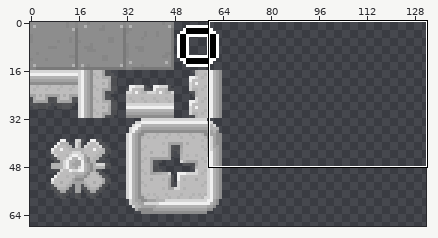
Two states of a sprite sheet, Assets/img/TileSet.png. The first picture is a wide view before the edit; the outline marks the close-up.
Close-up. The starting point:
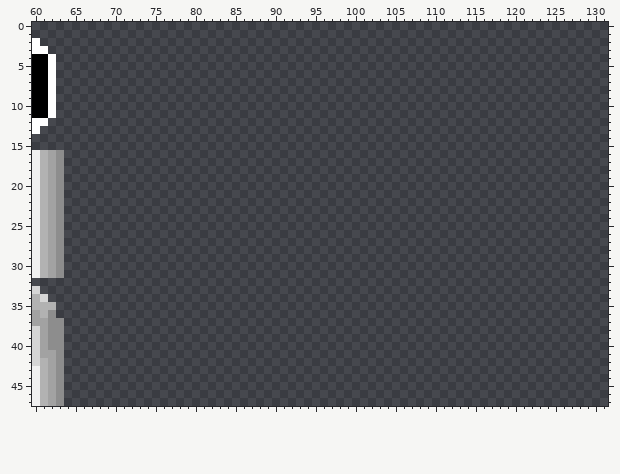
The file is 160x160 pixels. Colours within 5 levels of each other are drawn and written as one. Shown: x 60..131, y 0..47. The wide view leaves out empty margins.
The result:
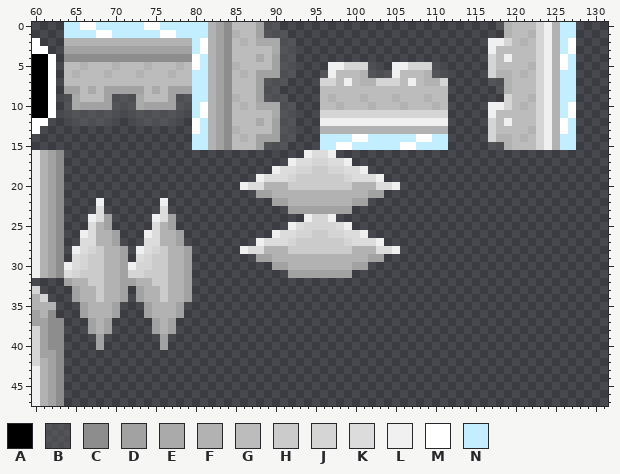
Palette (. is transparent): A #000000  B #5f5f5f80  C #8d8d8d  D #a2a2a2  E #aaaaaa  F #b2b2b2  G #bdbcbc  H #cbcbcb  J #d5d5d5  K #dcdcdc  L #f0f0f0  M #ffffff  N #c2eeff
The edit:
Changed rows in their new state; - is an unchanged pixel.
first column x 64:
 0 NNMMNNNNNNMMNNNNNNFDCGGGDBB---------------------------BFGGGJLFNN
 1 NNNNMMNNNNNNMMNNNNFDCFGGDBBB---------------------------FGGFJLFNN
 2 FFFFFFFFFFFFFFFFNMFDCGFGEEEBB------------------------LLJGFGJLFNM
 3 DDDDDDDDDDDDDDDDNMFDCGGGGGEBB------------------------LGGGGGJLFNM
 4 CCCCCCCCCCCCCCCCMNFDCGGGEGDBB------------------------JGLGGGJLFMN
 5 GGFGGGFGGGFGGGFGMNFDCFGGGGDBB----LLJJJB--LLJJJB------JGGGGFJLFMN
 6 GFGGGFGGGFGGGFGGNNFDCGFGDDDBB---BLGGGFBBBLGGGFBB-----JFFGFGJLFNN
 7 GGGGGGGGGGGGGGGGNNFDCGGGDBBB----JJGLGFFJJJGLGFFJ-----BBFGGGJLFNN
 8 DDGEGDDDDDGEGDDDNNFDCGGGDBB-----GGGGGGGGGGGGGGGG------BFGGGJLFNN
 9 BEGGGDBBBEGGGDBBNNFDCFGGDBBB----GFGGGFGGGFGGGFGG-------JGGFJLFNN
10 BEDDDDBBBEDDDDBBNMFDCGFGEEEBB---GGFGGGFGGGFGGGFG-----LLJGFGJLFNM
11 BBBBBBB-BBBBBBB-NMFDCGGGGGEBB---JJJJJJJJJJJJJJJJ-----LGGGGGJLFNM
12 -BBBBB---BBBBB--MNFDCGGGEGDBB---LLLLLLLLLLLLLLLL-----JGLGGGJLFMN
13 ----------------MNFDCFGGGGDBB---FFFFFFFFFFFFFFFF-----JGGGGFJLFMN
14 ----------------NNFDCGFGDDDBB---NNNNMMNNNNNNMMNN-----JFFGFGJLFNN
15 ----------------NNFDCGGGDBBB----NNMMNNNNNNMMNNNN-----BBFGGGJLFNN
16 ------------------------------LKKL------------------------------
17 ----------------------------LKKJJKKL----------------------------
18 --------------------------LKKJJHHJJKKL--------------------------
19 ------------------------LKKKJHHHHHHJKKKL------------------------
20 ----------------------LKKFFFHHHHHHHHFFFKKL----------------------
21 ------------------------DDFFFFFFFFFFFFDD------------------------
22 ----L-------L-------------DDFFFFFFFFDD--------------------------
23 ----K-------K---------------DDDDDDDD----------------------------
24 ---LKD-----LKD----------------LJJL------------------------------
25 ---KFD-----KFD--------------LKJJJJKL----------------------------
26 --LKFFD---LKFFD-----------LKKJJHHJJKKL--------------------------
27 --KKFFD---KKFFD---------LKKKJHHHHHHJKKKL------------------------
28 -LKJHFFD-LKJHFFD------LKKFFFHHHHHHHHFFFKKL----------------------
29 -KJHHFFD-KJHHFFD--------DDFFFFFFFFFFFFDD------------------------
30 LKJHHFFDLJJHHFFD----------DDFFFFFFFFDD--------------------------
31 KJHHHFFDJJHHHFFD------------DDDDDDDD----------------------------
32 DFFHHFFDDFFHHFFD------------------------------------------------
33 -DFFHFFD-DFFHFFD------------------------------------------------
34 -DFFHFFD-DFFHFFD------------------------------------------------
35 --DFFFD---DFFFD-------------------------------------------------
36 --DFFFD---DFFFD-------------------------------------------------
37 ---DFD-----DFD--------------------------------------------------
38 ---DFD-----DFD--------------------------------------------------
39 ----D-------D---------------------------------------------------
40 ----D-------D---------------------------------------------------
Pixel boxes of the changes (left, top, right, bottom) in both close-ups:
added: (64, 22, 448, 350)
added: (488, 22, 576, 150)
